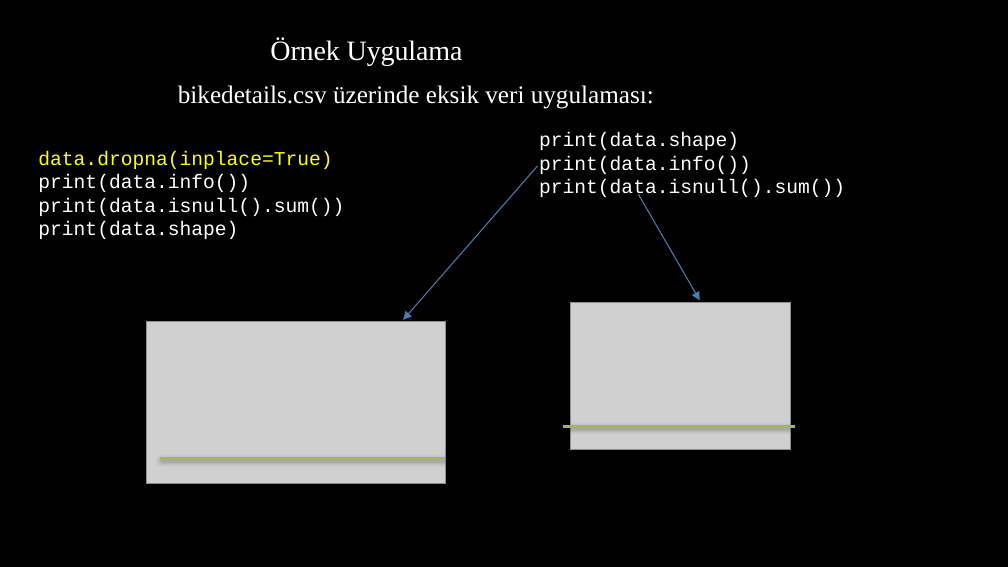
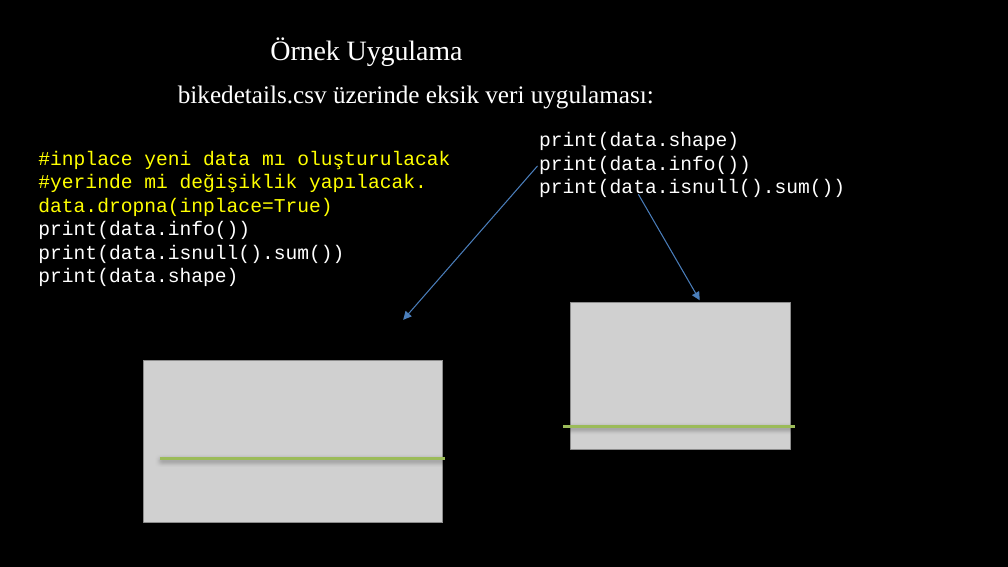
Before and after one commit to akaraci/Makine-Ogrenmesi, a slide deck: slide 20 of Sunular/MÖT-Hafta-2.pptx (slide 16 before the commit). Drawn at 1008x567 pixels with LibreOffice and Linux fonts; fonts in the diff are those of the drawing; grey boxes stand for pictures. Boxes give left, top, right and bottom in pixels: in the first picture for what was removed or moved away, otherwise in the second. Text is boxed around its words. In the diff, an @@ line names an element or a change of style, - is before the commit and + after.

```diff
--- a/Sunular/MÖT-Hafta-2.pptx
+++ b/Sunular/MÖT-Hafta-2.pptx
@@ text at [38,151,450,193]: paragraph added @@
+#inplace yeni data mı oluşturulacak #yerinde mi değişiklik yapılacak.
@@ picture: place and size @@
-picture at [146,322,446,484]
+picture at [144,360,444,522]
```
Also in this commit, not shown: 8 other slides changed, 8 slides added, 2 slides removed.
